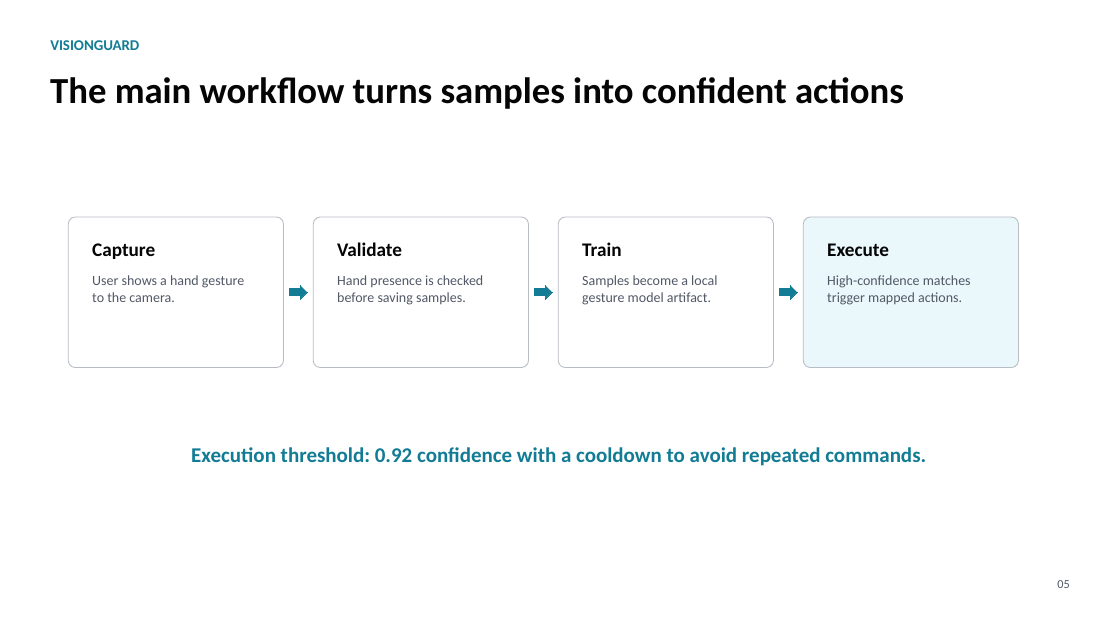
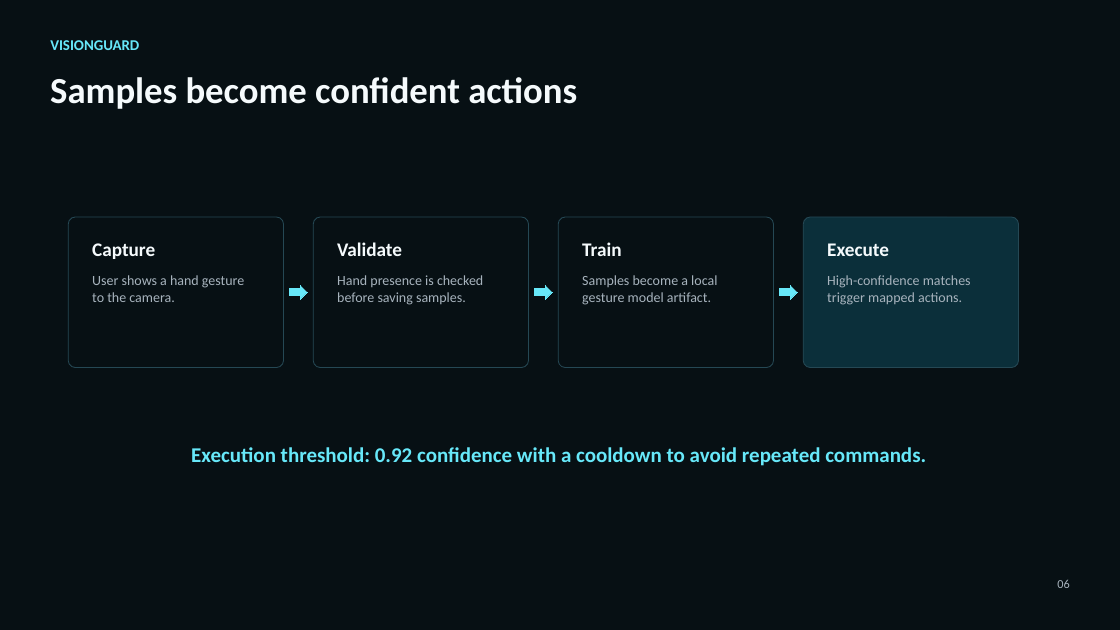
Before and after one commit to StefanPenchev05/VisionGuard, a slide deck: slide 6 of docs/report/visionguard_presentation.pptx (slide 5 before the commit). Drawn at 1120x630 pixels with LibreOffice and Linux fonts; fonts in the diff are those of the drawing. Boxes give left, top, right and bottom in pixels: in the first picture for what was removed or moved away, otherwise in the second. Text is boxed around its words. In the diff, an @@ line names an element or a change of style, - is before the commit and + after.

Commit message:
Refactor VisionGuard application architecture

```diff
--- a/docs/report/visionguard_presentation.pptx
+++ b/docs/report/visionguard_presentation.pptx
@@ background #FFFFFF to #071014 @@
@@ rectangle added at <box>0,0,1120,630</box>, fill #071014, outline #071014 0 pt @@
@@ text "VISIONGUARD" at <box>50,40,139,50</box>: text colour #127C95 to #67E8F9 @@
@@ text at <box>50,77,577,109</box>: text changed; text colour #050505 to #F5FAFC @@
-The main workflow turns samples into confident actions
+Samples become confident actions
@@ fill #FFFFFF to #071014; outline #B8BCC4 0.75 pt to #254854 0.75 pt in 3 elements at <box>68,217,283,367</box>, <box>313,217,528,367</box>, <box>559,217,774,367</box> @@
@@ rounded rectangle at <box>803,217,1018,367</box>: fill #EAF7FB to #0B2F3A; outline #B8BCC4 0.75 pt to #254854 0.75 pt @@
@@ text colour #050505 to #F5FAFC in 4 elements at <box>92,243,155,259</box>, <box>337,242,402,256</box>, <box>582,242,621,256</box>, <box>827,243,889,256</box> @@
@@ text colour #525866 to #A7B3BD in 4 elements at <box>92,275,244,302</box>, <box>337,275,483,305</box>, <box>582,275,717,305</box>, <box>827,275,971,305</box> @@
@@ fill #127C95 to #67E8F9; outline #127C95 0 pt to #67E8F9 0 pt in 3 elements at <box>290,286,308,300</box>, <box>534,286,552,300</box>, <box>780,286,797,300</box> @@
@@ text "Execution threshold: 0.92 confidence with ..." at <box>191,447,926,466</box>: text colour #127C95 to #67E8F9 @@
@@ text at <box>1057,580,1069,588</box>: text changed; text colour #525866 to #A7B3BD @@
-05
+06
```
Also in this commit, not shown: 9 other slides changed, 2 slides added, 51 other files.
